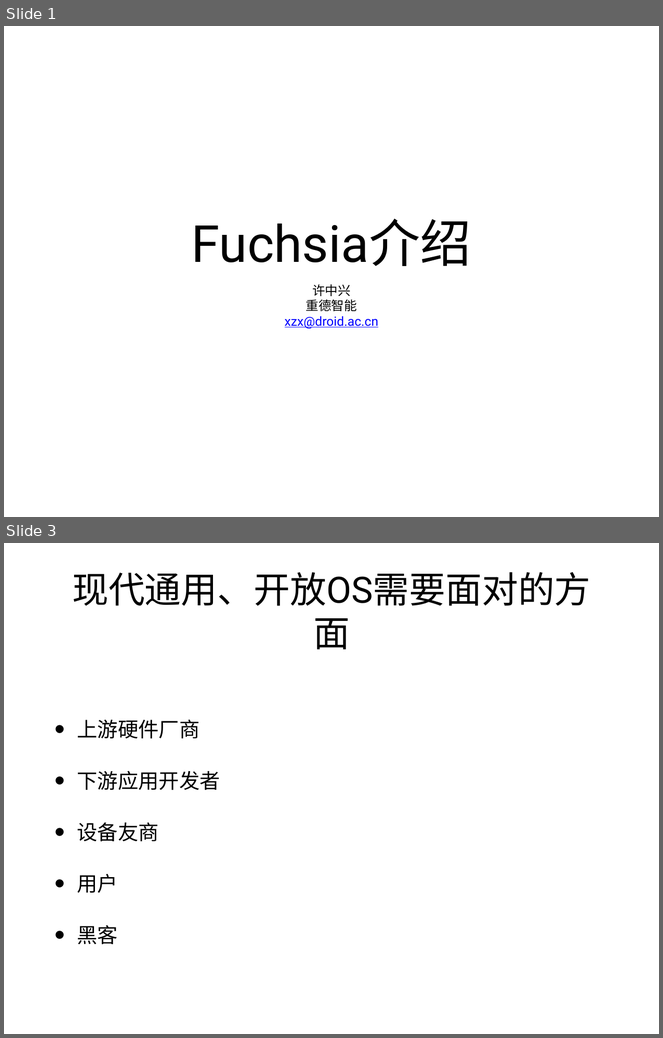
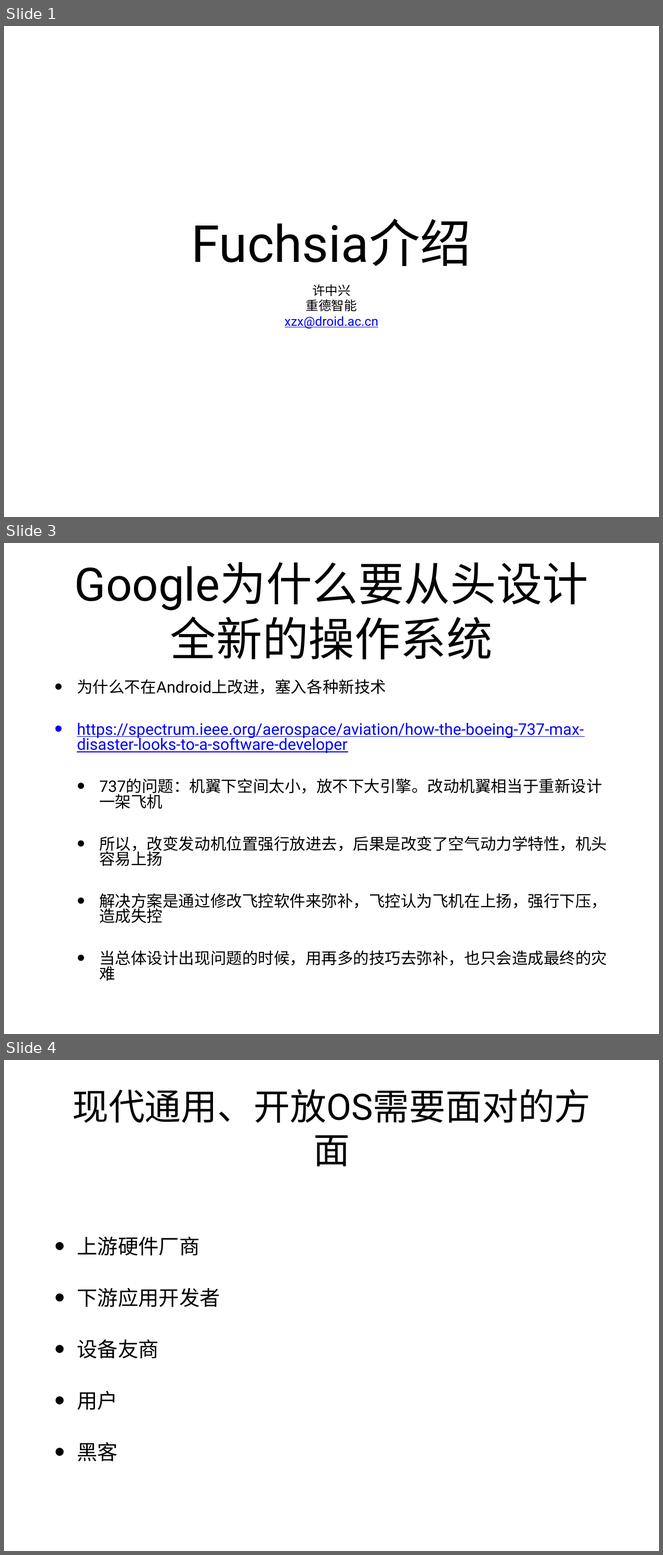
Before and after one commit to xuzhongxing/xuzhongxing.github.io, a slide deck: 201806fuchsia.pptx. Shown one above the other, each under a label of ours: slides 1 and 3 before the commit, slides 1, 3 and 4 after it; the slides between them are not shown. The pictures are 663x1038 and 663x1555 pixels, drawn with LibreOffice and Linux fonts; fonts in the diff are those of the drawing. Boxes give left, top, right and bottom in pixels: in the first picture for what was removed or moved away, otherwise in the second. Text is boxed around its words. In the diff, an @@ line names an element or a change of style, - is before the commit and + after.

```diff
--- a/201806fuchsia.pptx
+++ b/201806fuchsia.pptx
@@ slide 3 added at (x1=4, y1=543, x2=659, y2=1034), background #FFFFFF @@
@@ title added at (x1=52, y1=556, x2=611, y2=665), 72 pt, text #000000 @@
+Google为什么要从头设计全新的操作系统
@@ text added at (x1=77, y1=679, x2=607, y2=981), 24.8 pt, text #000000 @@
+• 为什么不在Android上改进，塞入各种新技术
+• https://spectrum.ieee.org/aerospace/aviation/how-the-boeing-737-max-disaster-looks-to-a-software-developer
+  • 737的问题：机翼下空间太小，放不下大引擎。改动机翼相当于重新设计一架飞机
+  • 所以，改变发动机位置强行放进去，后果是改变了空气动力学特性，机头容易上扬
+  • 解决方案是通过修改飞控软件来弥补，飞控认为飞机在上扬，强行下压，造成失控
+  • 当总体设计出现问题的时候，用再多的技巧去弥补，也只会造成最终的灾难
@@ what was slide 3 is now slide 4 @@
```
Also in this commit, not shown: 2 slides changed, 1 other file.
